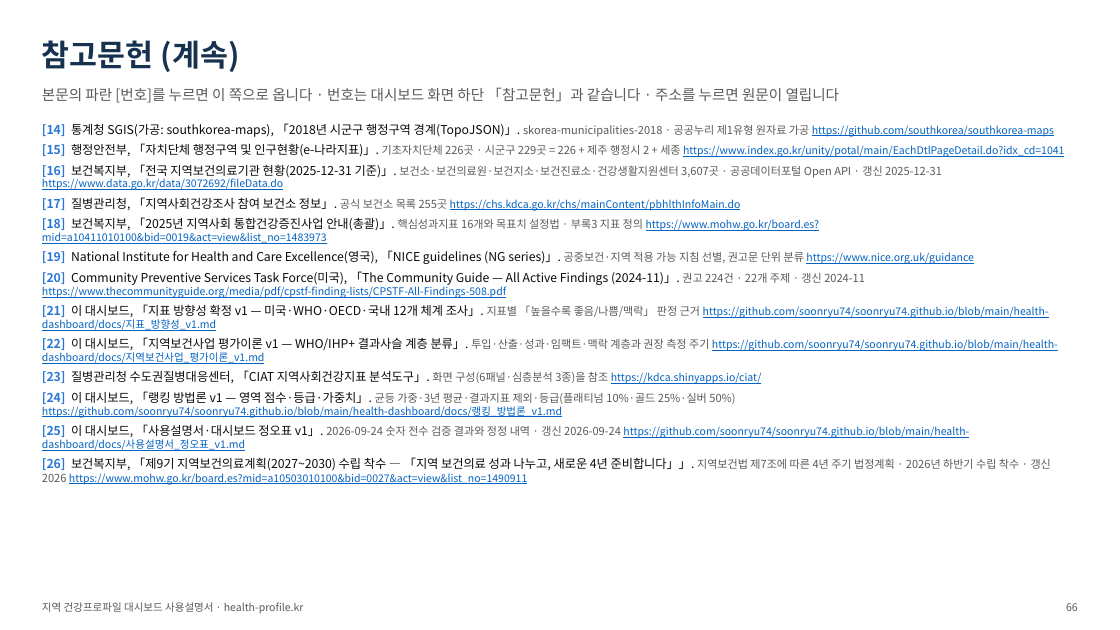
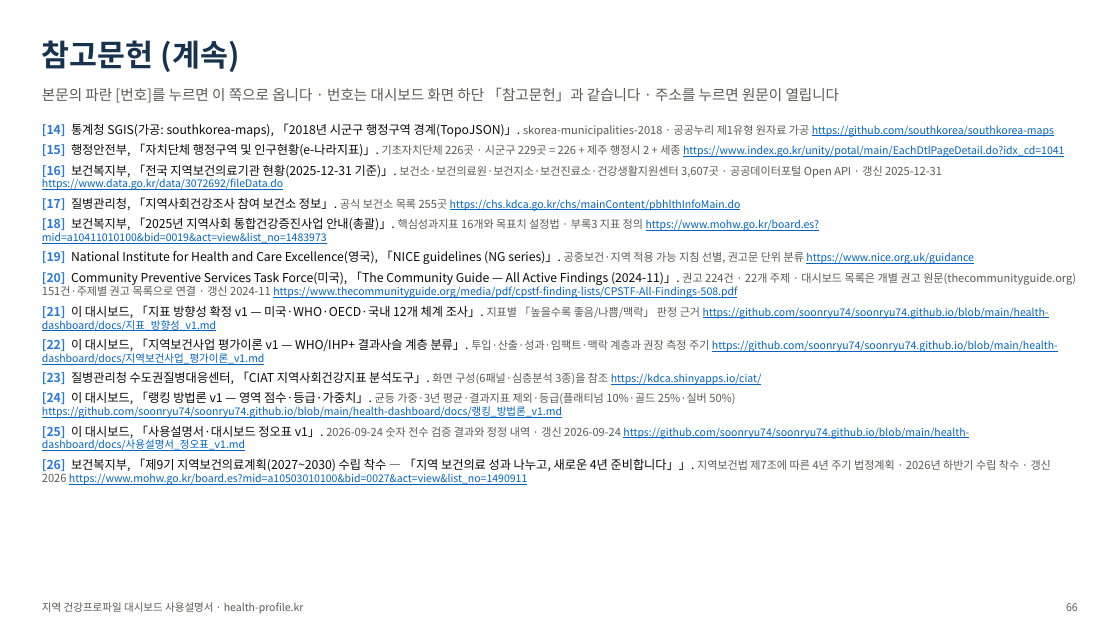
Before and after one commit to soonryu74/soonryu74.github.io, a slide deck: slide 66 of health-dashboard/docs/지역건강프로파일_대시보드_사용설명서_v1.pptx. Drawn at 1120x630 pixels with LibreOffice and Linux fonts; fonts in the diff are those of the drawing. Boxes give left, top, right and bottom in pixels: in the first picture for what was removed or moved away, otherwise in the second. Text is boxed around its words. In the diff, an @@ line names an element or a change of style, - is before the commit and + after.

```diff
--- a/health-dashboard/docs/지역건강프로파일_대시보드_사용설명서_v1.pptx
+++ b/health-dashboard/docs/지역건강프로파일_대시보드_사용설명서_v1.pptx
@@ text at [42,271,1076,298]: text changed @@
-[20] Community Preventive Services Task Force(미국), 「The Community Guide — All Active Findings (2024-11)」. 권고 224건 · 22개 주제 · 갱신 2024-11 https://www.thecommunityguide.org/media/pdf/cpstf-finding-lists/CPSTF-All-Findings-508.pdf
+[20] Community Preventive Services Task Force(미국), 「The Community Guide — All Active Findings (2024-11)」. 권고 224건 · 22개 주제 · 대시보드 목록은 개별 권고 원문(thecommunityguide.org) 151건·주제별 권고 목록으로 연결 · 갱신 2024-11 https://www.thecommunityguide.org/media/pdf/cpstf-finding-lists/CPSTF-All-Findings-508.pdf
```
Also in this commit, not shown: 8 other slides changed, 27 other files.
